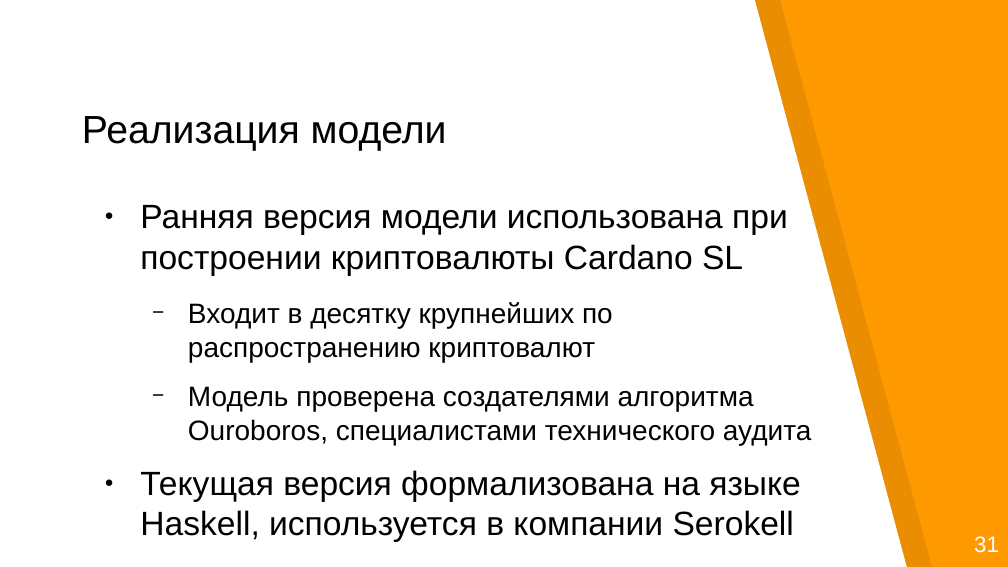
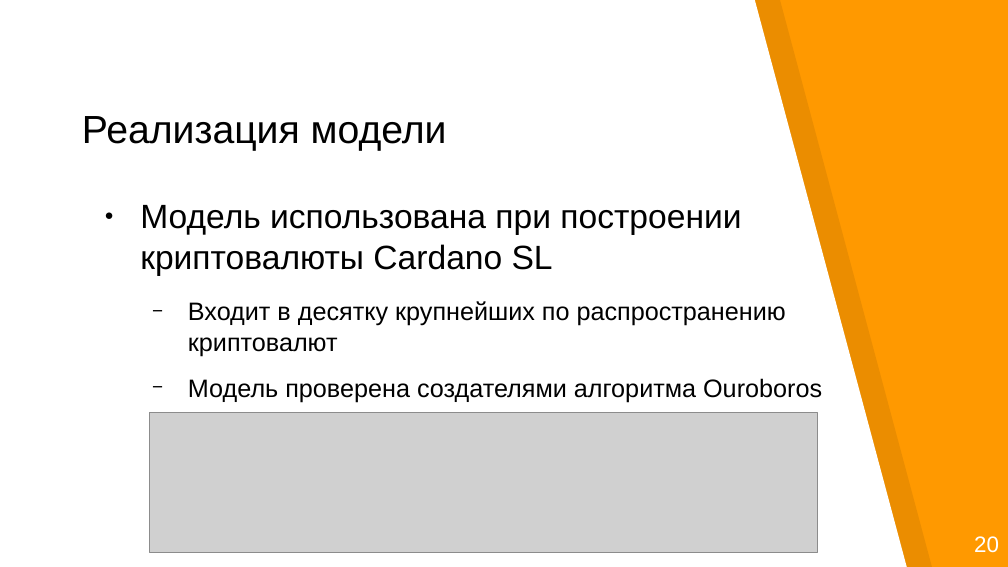
Before and after one commit to georgeee/itmo-master-thesis, a slide deck: slide 18 of presentation.odp (slide 28 before the commit). Drawn at 1008x567 pixels with LibreOffice and Linux fonts; fonts in the diff are those of the drawing; grey boxes stand for pictures. Boxes give left, top, right and bottom in pixels: in the first picture for what was removed or moved away, otherwise in the second. Text is boxed around its words. In the diff, an @@ line names an element or a change of style, - is before the commit and + after.

```diff
--- a/presentation.odp
+++ b/presentation.odp
@@ text at [140, 205, 741, 276]: text changed @@
-● Ранняя версия модели использована при построении криптовалюты Cardano SL
+● Модель использована при построении криптовалюты Cardano SL
@@ text at [188, 301, 786, 356]: size 20 to 18 pt in "Входит в десятку крупнейших по распространению криптовалют" @@
@@ text at [188, 378, 822, 402]: text changed; size 20 to 18 pt @@
-  − Модель проверена создателями алгоритма Ouroboros, специалистами технического аудита
-● Текущая версия формализована на языке Haskell, используется в компании Serokell
+  − Модель проверена создателями алгоритма Ouroboros
@@ picture added at [149, 412, 817, 552] @@
@@ text at [974, 536, 999, 553]: text changed @@
-31
+20
```
Also in this commit, not shown: 7 other slides changed, 12 slides added, 23 slides removed, 21 other files.
